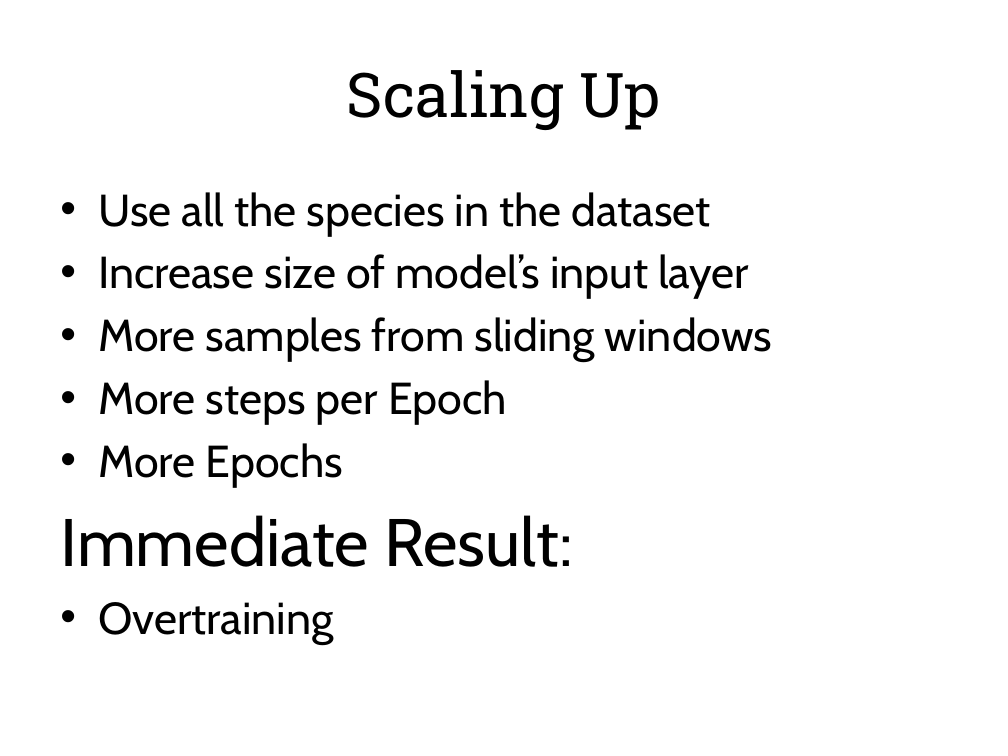
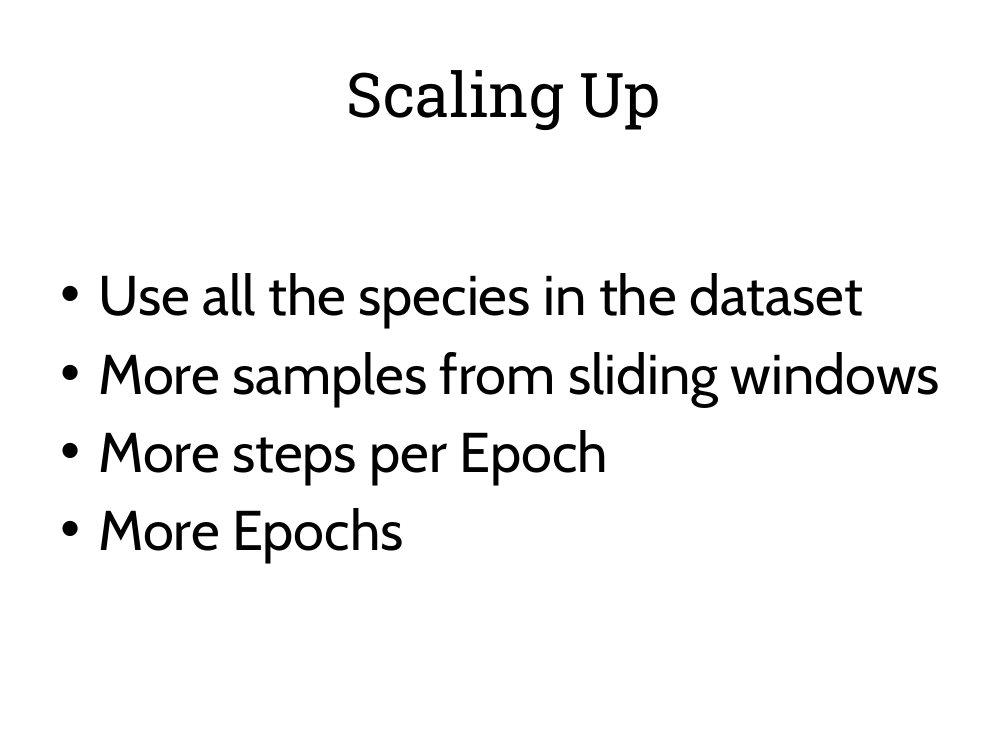
Before and after one commit to 3dspace/machine-learning-at-scale, a slide deck: slide 13 of training_birdsong_classifiers.pptx (slide 11 before the commit). Drawn at 1008x756 pixels with LibreOffice and Linux fonts; fonts in the diff are those of the drawing. Boxes give left, top, right and bottom in pixels: in the first picture for what was removed or moved away, otherwise in the second. Text is boxed around its words. In the diff, an @@ line names an element or a change of style, - is before the commit and + after.

```diff
--- a/training_birdsong_classifiers.pptx
+++ b/training_birdsong_classifiers.pptx
@@ text "Use all the species in ..." at (x1=98, y1=273, x2=940, y2=563): size 32 to 40 pt; more space between paragraphs @@
@@ text at (x1=98, y1=254, x2=749, y2=299): paragraph removed @@
-• Increase size of model’s input layer
@@ text at (x1=60, y1=515, x2=573, y2=644): paragraphs removed @@
-Immediate Result:
-• Overtraining
```
Also in this commit, not shown: 2 other slides changed, 4 slides added.
